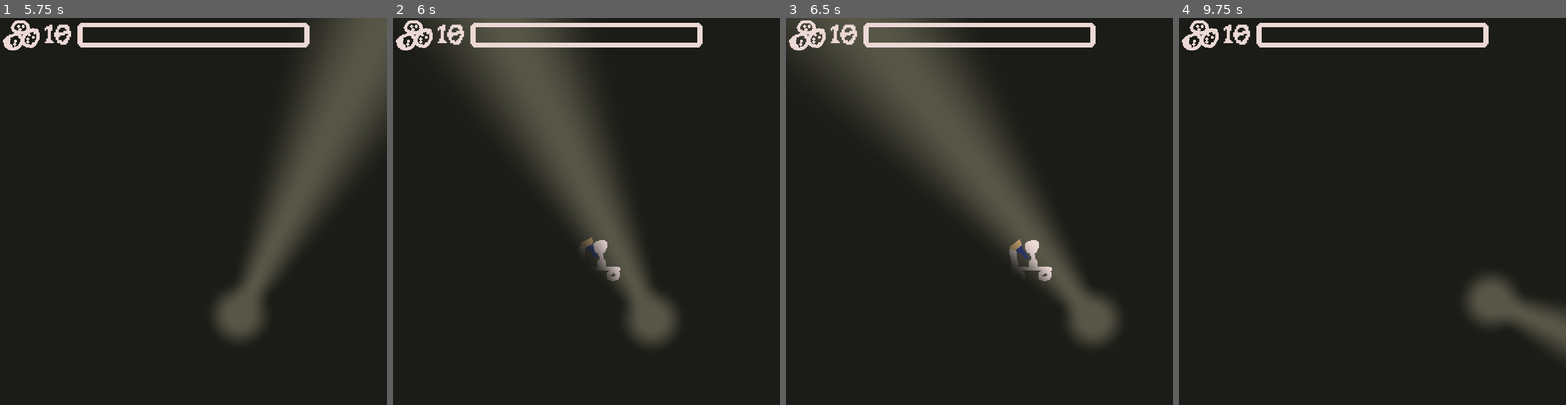
Above: before the commit, frames 1-4 (left to right).
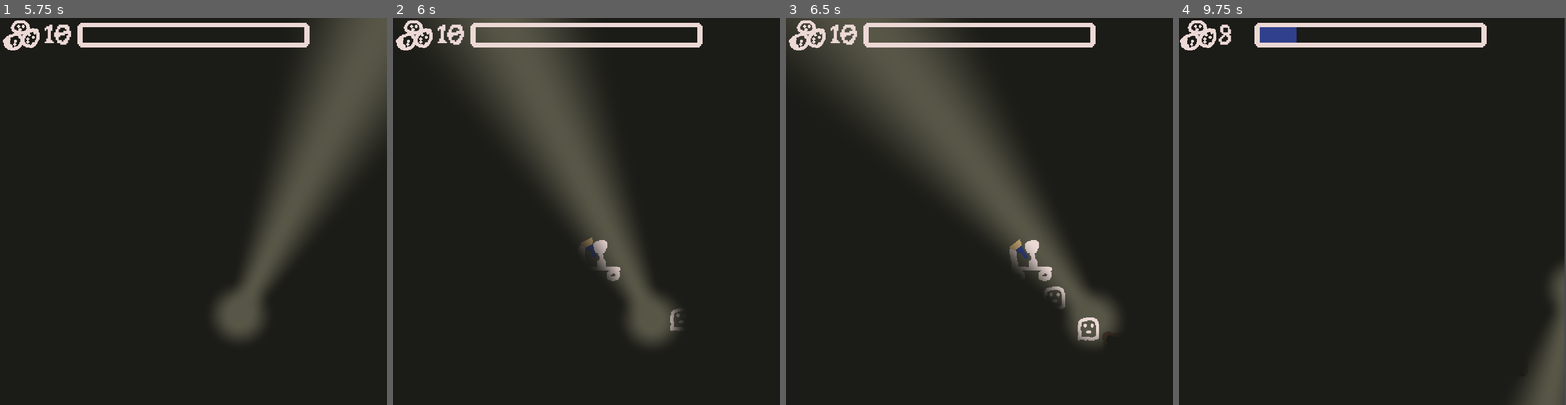
Above: after the commit, the same moments.

Repository: nolenroyalty/flashlight-survivors
Game: Godot game, scene res://Main.tscn
The game is run twice, just before and just after one commit, with the same random seed, the same clock (stepped at 60 frames per second) and the same inputs.
Inputs (mouse positions are in pixels of both pictures, inside the frame that each line leads up to):
- Up to frame 1 (5.75 s): tap Enter at 0.5 s; move the mouse to (278, 192) at 0.52 s; hold D (player_right) 0.53-1.28 s; move the mouse to (116, 230) at 1.27 s; hold S (player_down) 1.28-2.03 s; move the mouse to (232, 126) at 2.02 s; hold D (player_right) 2.03-2.78 s; move the mouse to (174, 288) at 2.77 s; hold W (player_up) 2.78-3.53 s; move the mouse to (309, 269) at 3.52 s; hold A (player_left) 3.53-5.03 s; tap Z (debug_spawn_door) at 4.15 s; move the mouse to (77, 153) at 4.27 s; move the mouse to (212, 211) at 5.02 s; hold S (player_down) from 5.03 s (still down)
- Up to frame 2 (6 s): move the mouse to (528, 114) at 5.77 s; release S (player_down) at 5.78 s; hold D (player_right) from 5.78 s (still down)
- Up to frame 3 (6.5 s): keep holding D (player_right)
- Up to frame 4 (9.75 s): move the mouse to (1457, 192) at 6.52 s; release D (player_right) at 6.53 s; hold W (player_up) 6.53-7.28 s; move the mouse to (1295, 230) at 7.27 s; hold D (player_right) 7.28-8.03 s; move the mouse to (1411, 126) at 8.02 s; hold S (player_down) 8.03-8.78 s; move the mouse to (1353, 288) at 8.77 s; hold A (player_left) 8.78-9.53 s; move the mouse to (1488, 269) at 9.52 s; hold W (player_up) from 9.53 s (still down)

Frame 1 is identical in both runs. In frame 2, less than 0.1% of the frame differs, in the area x 71-75%, y 74-81%; in frame 3, 0.3%; in frame 4, 5.0%, in the area x 0-100%, y 0-100%.

Commit message:
delete debug statements, add door spawn manager

Diff:
--- a/Main.tscn
+++ b/Main.tscn
@@ -9,6 +9,7 @@
 [ext_resource path="res://light-sources/FireAlarm.tscn" type="PackedScene" id=7]
 [ext_resource path="res://ShakeCamera.gd" type="Script" id=8]
 [ext_resource path="res://light-sources/LightTrackManager.tscn" type="PackedScene" id=9]
+[ext_resource path="res://enemies/SpawnManager.tscn" type="PackedScene" id=10]
 
 [node name="Main" type="Node2D"]
 script = ExtResource( 3 )
@@ -48,3 +49,5 @@
 script = ExtResource( 8 )
 
 [node name="LightTrackManager" parent="." instance=ExtResource( 9 )]
+
+[node name="SpawnManager" parent="." instance=ExtResource( 10 )]
--- a/enemies/Doorway.gd
+++ b/enemies/Doorway.gd
@@ -1,4 +1,6 @@
 extends Node2D
+
+signal despawned()
 
 onready var anim = $AnimationPlayer
 
@@ -9,13 +11,17 @@
 var rng : RandomNumberGenerator
 var xp_gain = 25
 
+func free_and_signal():
+	emit_signal("despawned")
+	call_deferred("queue_free")
+
 func stop_and_fade():
 	$Timer.stop()
 	var t = get_tree().create_tween()
 	t.tween_property(self, "scale", U.v(0.1, 0.9), 0.4)
 	t.set_ease(Tween.EASE_IN)
 	t.set_trans(Tween.TRANS_QUAD)
-	t.tween_callback(self, "queue_free")
+	t.tween_callback(self, "free_and_signal")
 
 func spawn_enemy():
 	if enemies_spawned < enemies_to_spawn:
@@ -35,7 +41,7 @@
 
 func on_collapse_played(name):
 	if name == "collapse":
-		call_deferred("queue_free")
+		free_and_signal()
 
 var i_have_taken_damage = false
 func damage(_amount):
--- /dev/null
+++ b/enemies/SpawnManager.gd
@@ -0,0 +1,41 @@
+extends Node2D
+
+var Doorway = preload("res://enemies/Doorway.tscn")
+
+var can_spawn_a_door_here = {}
+var rng : RandomNumberGenerator
+
+func door_despawned(point):
+	can_spawn_a_door_here[point] = true
+
+func spawn_door():
+	var choices = []
+	for point in can_spawn_a_door_here.keys():
+		if can_spawn_a_door_here[point]:
+			choices.append(point)
+
+	if len(choices) == 0:
+		return false
+
+	var chosen_point = choices[rng.randi() % len(choices)]
+	can_spawn_a_door_here[chosen_point] = false
+	var door = Doorway.instance()
+	door.position = chosen_point
+	door.connect("despawned", self, "door_despawned", [chosen_point])
+	add_child(door)
+	return true
+
+func _process(_delta):
+	if Input.is_action_just_pressed("debug_spawn_door"):
+		# We should avoid overlapping doors
+		if spawn_door():
+			print("door spawned")
+		else:
+			print("could not spawn door")
+
+func _ready():
+	rng = RandomNumberGenerator.new()
+	rng.randomize()
+
+	for child in $DoorPoints.get_children():
+		can_spawn_a_door_here[child.position] = true
--- /dev/null
+++ b/enemies/SpawnManager.tscn
@@ -0,0 +1,47 @@
+[gd_scene load_steps=2 format=2]
+
+[ext_resource path="res://enemies/SpawnManager.gd" type="Script" id=1]
+
+[node name="SpawnManager" type="Node2D"]
+script = ExtResource( 1 )
+
+[node name="DoorPoints" type="Node2D" parent="."]
+
+[node name="Point1" type="Node2D" parent="DoorPoints"]
+position = Vector2( 77, 104 )
+
+[node name="Point2" type="Node2D" parent="DoorPoints"]
+position = Vector2( 208, 103 )
+
+[node name="Point3" type="Node2D" parent="DoorPoints"]
+position = Vector2( 353, 80 )
+
+[node name="Point4" type="Node2D" parent="DoorPoints"]
+position = Vector2( 447, 149 )
+
+[node name="Point5" type="Node2D" parent="DoorPoints"]
+position = Vector2( 314, 214 )
+
+[node name="Point6" type="Node2D" parent="DoorPoints"]
+position = Vector2( 129, 209 )
+
+[node name="Point7" type="Node2D" parent="DoorPoints"]
+position = Vector2( 64, 338 )
+
+[node name="Point8" type="Node2D" parent="DoorPoints"]
+position = Vector2( 201, 311 )
+
+[node name="Point9" type="Node2D" parent="DoorPoints"]
+position = Vector2( 398, 336 )
+
+[node name="Point10" type="Node2D" parent="DoorPoints"]
+position = Vector2( 321, 417 )
+
+[node name="Point11" type="Node2D" parent="DoorPoints"]
+position = Vector2( 431, 437 )
+
+[node name="Point12" type="Node2D" parent="DoorPoints"]
+position = Vector2( 162, 405 )
+
+[node name="Point13" type="Node2D" parent="DoorPoints"]
+position = Vector2( 74, 453 )
--- a/player/LightSource.gd
+++ b/player/LightSource.gd
@@ -19,7 +19,6 @@
 		start_damage_timer(body)
 
 func entered(area):
-	print("%s entered %s" % [area, self])
 	var body = area.get_parent()
 	bodies[body] = true
 	start_damage_timer(body)
@@ -31,7 +30,5 @@
 	bodies.erase(body)
 
 func _ready():
-	# var _ignore = connect("body_entered", self, "on_body_entered")
-	# _ignore = connect("body_exited", self, "on_body_exited")
 	var _ignore = connect("area_entered", self, "entered")
 	_ignore = connect("area_exited", self, "exited")
Not shown: 1 places in Main.tscn that only renumber resources
